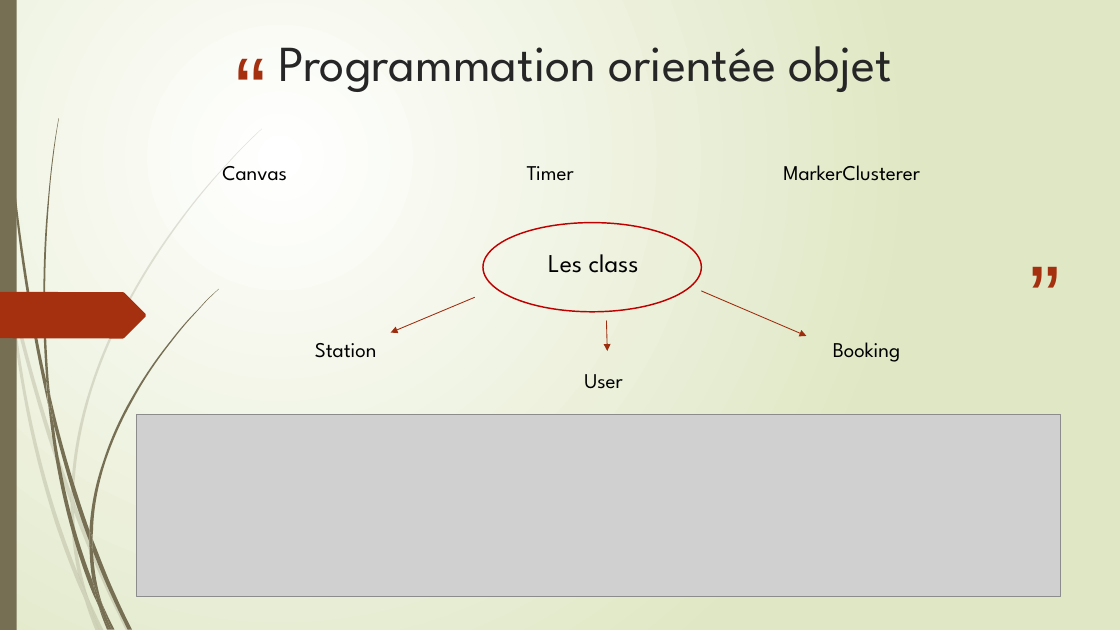
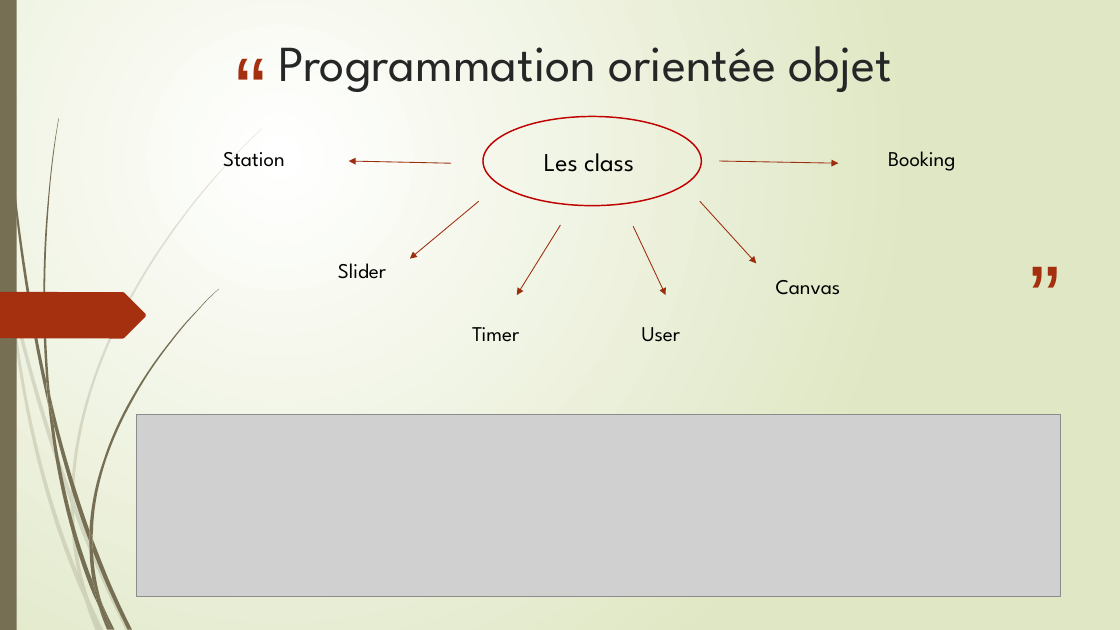
Before and after one commit to LaureenPerrin/project3, a slide deck: slide 14 of pp_p3/Application web de réservation de vélo.pptx. Drawn at 1120x630 pixels with LibreOffice and Linux fonts; fonts in the diff are those of the drawing; grey boxes stand for pictures. Boxes give left, top, right and bottom in pixels: in the first picture for what was removed or moved away, otherwise in the second. Text is boxed around its words. In the diff, an @@ line names an element or a change of style, - is before the commit and + after.

Commit message:
change canvas model

```diff
--- a/pp_p3/Application web de réservation de vélo.pptx
+++ b/pp_p3/Application web de réservation de vélo.pptx
@@ ellipse: place and size @@
-ellipse at <box>483,223,702,312</box>
+ellipse at <box>483,117,702,206</box>
@@ text "Station": place and size @@
-text "Station" at <box>315,343,377,358</box>
+text "Station" at <box>223,152,285,167</box>
@@ text "Les class": place and size @@
-text "Les class" at <box>548,254,639,273</box>
+text "Les class" at <box>544,153,634,172</box>
@@ text "Booking": place and size @@
-text "Booking" at <box>833,342,900,362</box>
+text "Booking" at <box>888,151,955,171</box>
@@ arrow moved from (475, 297) - (391, 333) to (451, 163) - (349, 161) @@
@@ arrow moved from (702, 291) - (807, 336) to (720, 161) - (839, 163) @@
@@ text removed at <box>783,165,920,181</box> @@
-MarkerClusterer
@@ arrow added from (479, 202) to (410, 259), #9E2E0F 0.75 pt @@
@@ arrow added from (700, 202) to (756, 264), #9E2E0F 0.75 pt @@
@@ arrow added from (560, 225) to (517, 295), #9E2E0F 0.75 pt @@
@@ arrow moved from (607, 321) - (607, 351) to (634, 227) - (665, 295) @@
@@ text added at <box>338,263,386,279</box>, 18 pt, text #000000 @@
+Slider
@@ text "Canvas": place and size @@
-text "Canvas" at <box>222,166,287,181</box>
+text "Canvas" at <box>776,280,841,295</box>
@@ text "Timer": place and size @@
-text "Timer" at <box>527,166,574,181</box>
+text "Timer" at <box>472,327,519,342</box>
@@ text "User": place and size @@
-text "User" at <box>584,374,623,389</box>
+text "User" at <box>642,327,681,342</box>
```
Also in this commit, not shown: 4 other files.
